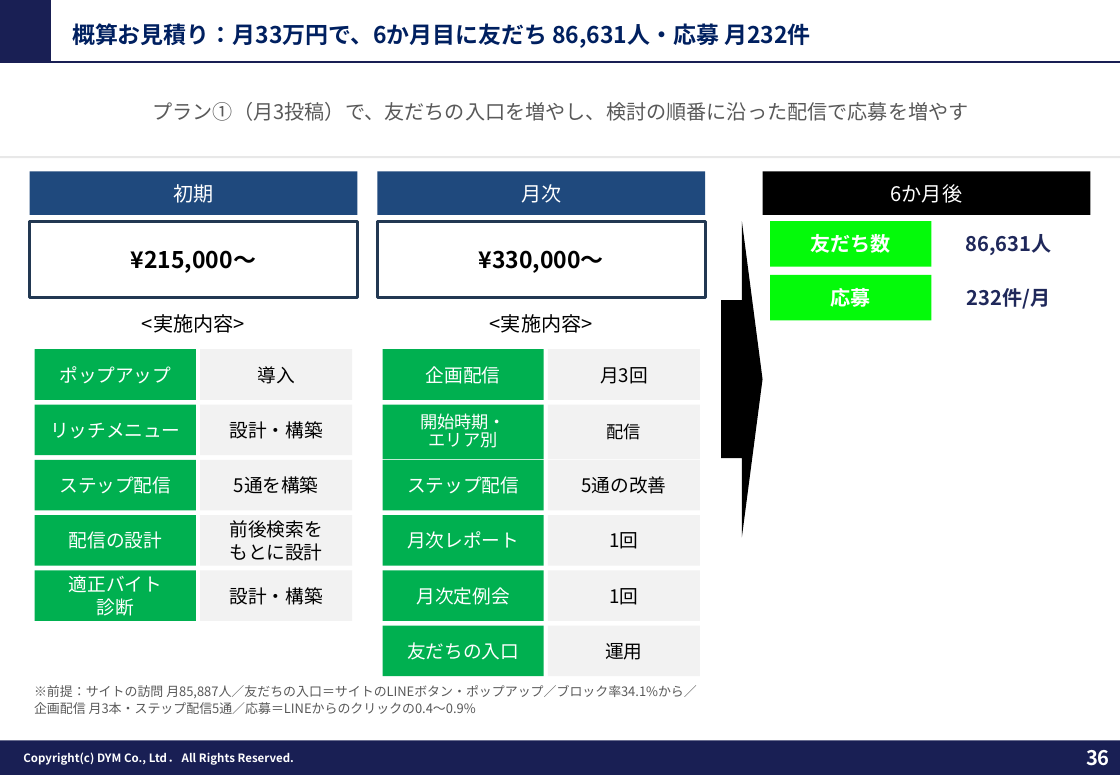
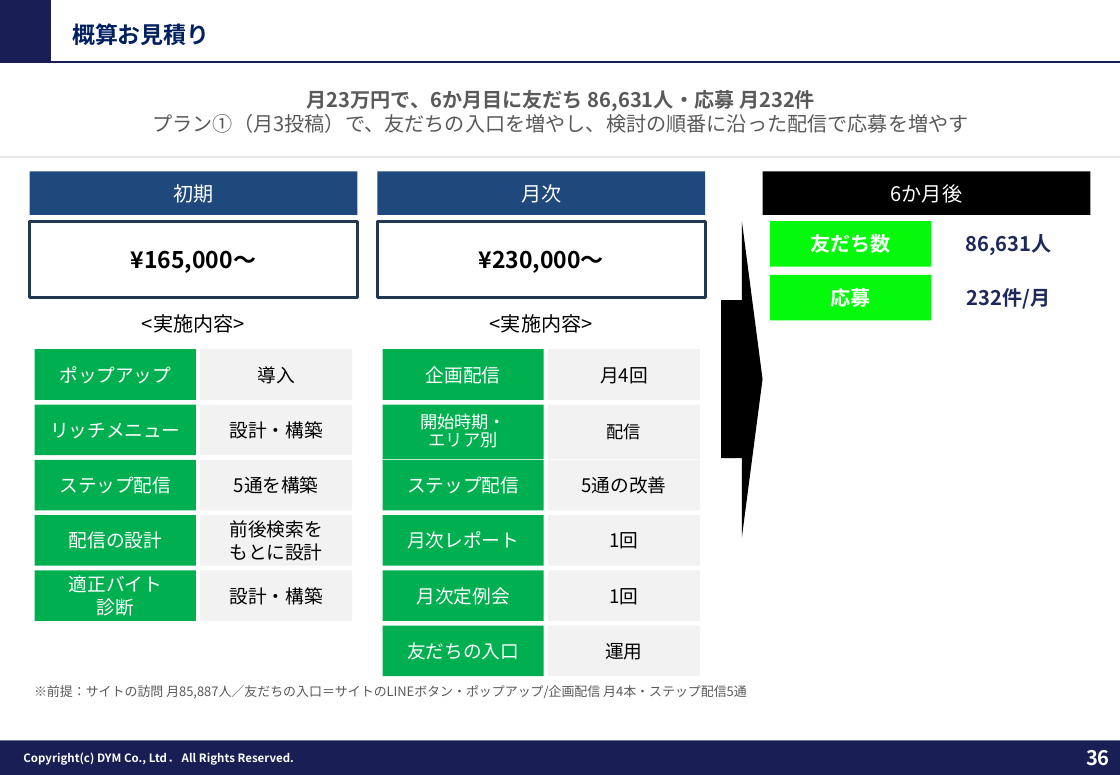
Before and after one commit to tonomura-r-dev/folder, a slide deck: slide 36 of 202610_株式会社ワクトリ御中_LINE公式アカウント運用のご提案_v8.pptx. Drawn at 1120x775 pixels with LibreOffice and Linux fonts; fonts in the diff are those of the drawing; background and template pictures are left out. Boxes give left, top, right and bottom in pixels: in the first picture for what was removed or moved away, otherwise in the second. Text is boxed around its words. In the diff, an @@ line names an element or a change of style, - is before the commit and + after.

```diff
--- a/202610_株式会社ワクトリ御中_LINE公式アカウント運用のご提案_v8.pptx
+++ b/202610_株式会社ワクトリ御中_LINE公式アカウント運用のご提案_v8.pptx
@@ text at (72,23,209,45): text changed @@
-概算お見積り：月33万円で、6か月目に友だち 86,631人・応募 月232件
+概算お見積り
@@ text at (152,90,968,133): text changed @@
-プラン①（月3投稿）で、友だちの入口を増やし、検討の順番に沿った配信で応募を増やす
+月23万円で、6か月目に友だち 86,631人・応募 月232件
+プラン①（月3投稿）で、友だちの入口を増やし、検討の順番に沿った配信で応募を増やす
@@ text in rectangle at (131,250,256,273): text changed @@
-¥215,000〜
+¥165,000〜
@@ text in rectangle at (479,250,604,273): text changed @@
-¥330,000〜
+¥230,000〜
@@ text in rectangle at (600,367,648,384): text changed @@
-月3回
+月4回
@@ text at (34,685,747,698): text changed @@
-※前提：サイトの訪問 月85,887人／友だちの入口＝サイトのLINEボタン・ポップアップ／ブロック率34.1%から／
-企画配信 月3本・ステップ配信5通／応募＝LINEからのクリックの0.4〜0.9%
+※前提：サイトの訪問 月85,887人／友だちの入口＝サイトのLINEボタン・ポップアップ/企画配信 月4本・ステップ配信5通
```
Also in this commit, not shown: 2 other slides changed, 2 other files.
